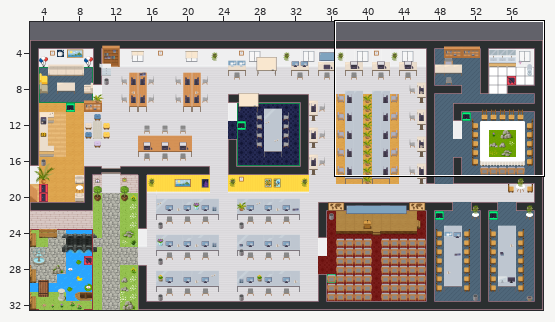
An edit to a level. Tiled map (JSON), GAD-office.tmj. Above, an overview of the earlier version with the close-up marked.
Close-up. Before the edit:
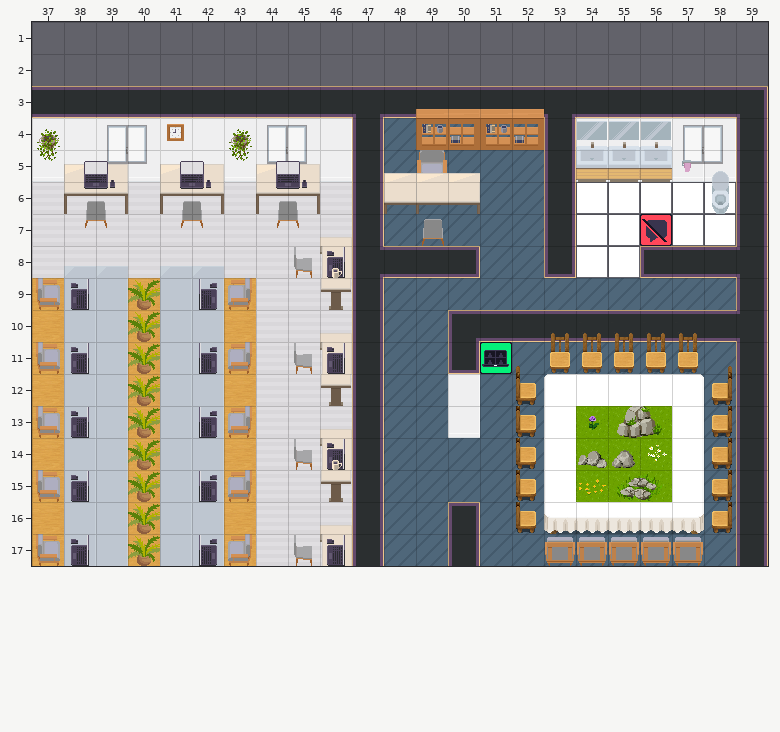
Cells are 32x32 px. Shown: x 37..59, y 1..17. The commit also changed other parts of the map, which this record leaves out.
Once edited:
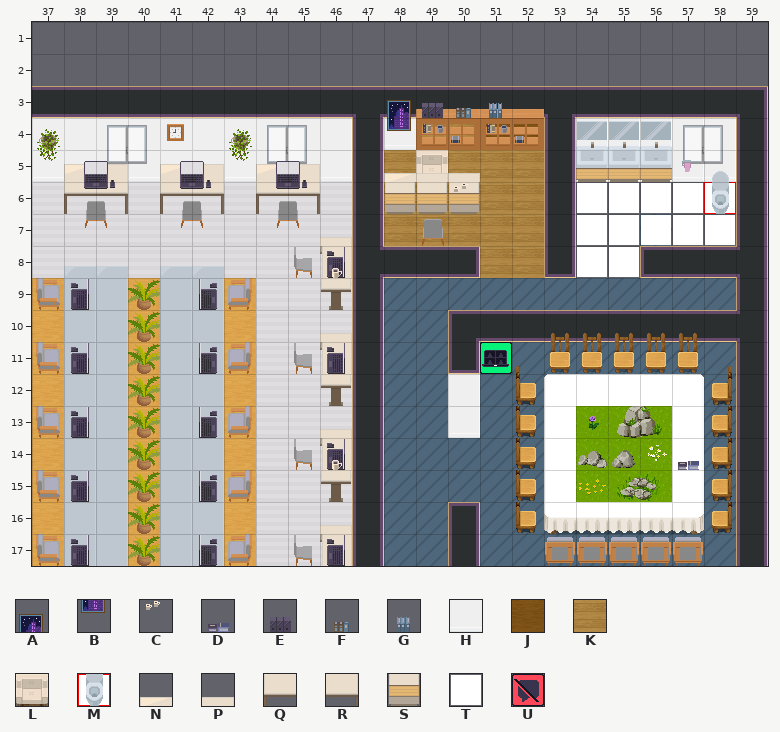
Key: from "WA_Decoration": A 32, B 44; from "WA_Miscellaneous": C 58, D 64, E 66, F 75, G 76; from "WA_Room_Builder": H 228, J 377, K 380; from "WA_Seats": L 46; from "WA_Special_Zones": M 2; from "WA_Tables": N 45, P 46, Q 55, R 56, S 103; from "WA_User_Interface": T 1, U 60.
_ is an empty cell.
See-through tiles are keyed as they look on the map.
Diff:
Layer "collisions":
y 6: x 58 _ -> M
Layer "floor/floor2":
y 7: x 56 U -> T
Layer "walls/walls1":
y 4: x 48..52 _____ -> HKKJJ
y 5..7: x 48..52 _____ -> KKKKK
y 8: x 51..52 __ -> KK
Layer "furniture/furniture2":
y 3: x 48 _ -> A
y 4: x 48 _ -> B
y 6: x 48..50 QQR -> SSS
Layer "furniture/furniture3":
y 3: x 49..51 ___ -> EFG
y 5: x 49 _ -> L
y 6: x 50 _ -> C
y 14: x 57 _ -> D
Layer "above/above1":
y 5: x 49..50 NN -> PP
Pixel boxes of the changes (left, top, right, bottom) in both close-ups:
changed: (384, 100, 544, 278)
added: (704, 182, 736, 214)
changed: (640, 214, 672, 246)
added: (678, 461, 699, 470)
